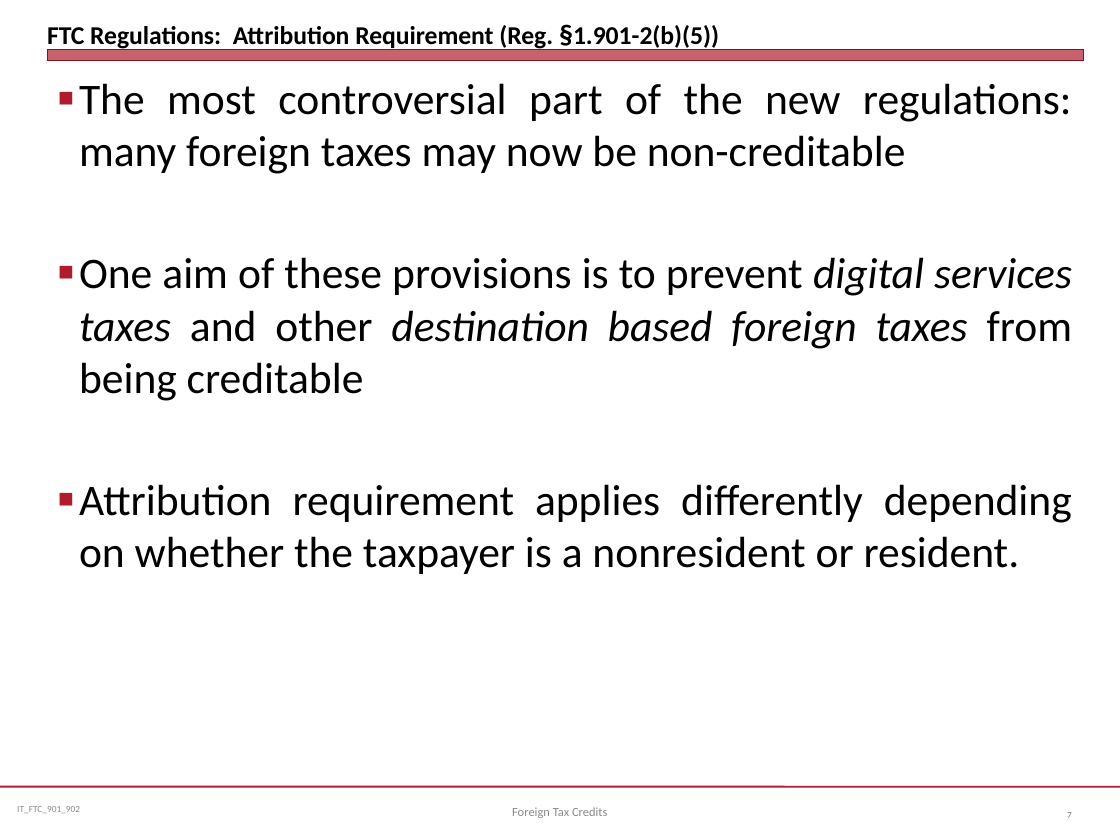
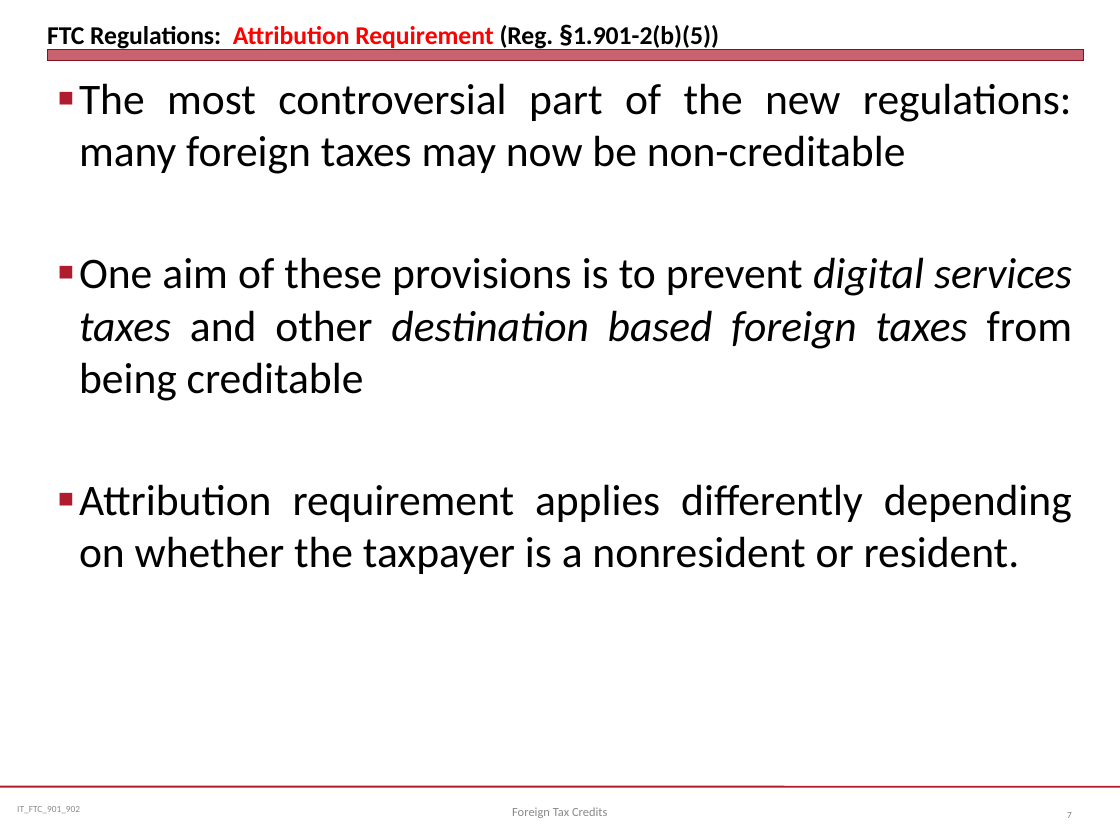
Before and after one commit to jmc877/International-Tax, a slide deck: slide 7 of slides/IT_FTC_901_22.pptx. Drawn at 1120x840 pixels with LibreOffice and Linux fonts; fonts in the diff are those of the drawing. Boxes give left, top, right and bottom in pixels: in the first picture for what was removed or moved away, otherwise in the second. Text is boxed around its words. In the diff, an @@ line names an element or a change of style, - is before the commit and + after.

```diff
--- a/slides/IT_FTC_901_22.pptx
+++ b/slides/IT_FTC_901_22.pptx
@@ title "FTC Regulations: Attribution Requirement (Reg. ..." at bbox=[47, 25, 719, 50]: text colour #000000 to #FF0000 in "Attribution Requirement" @@
```
Also in this commit, not shown: 10 other slides changed, 3 slides added, 5 slides removed, 3 other files.
